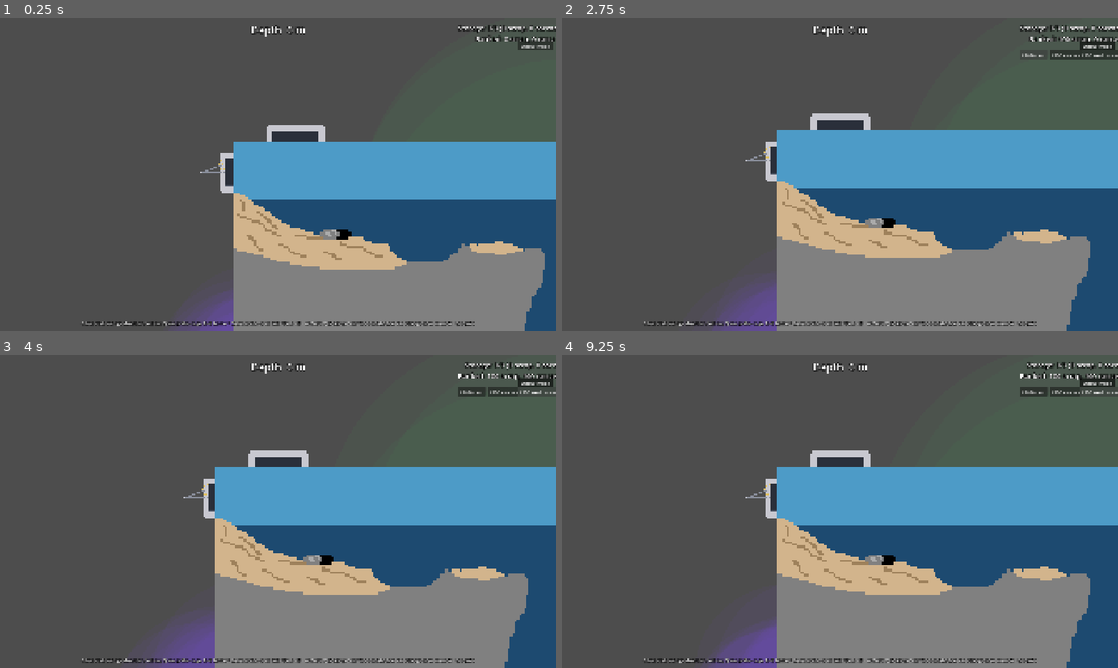
Above: before the commit, frames 1-4 (two rows, left to right).
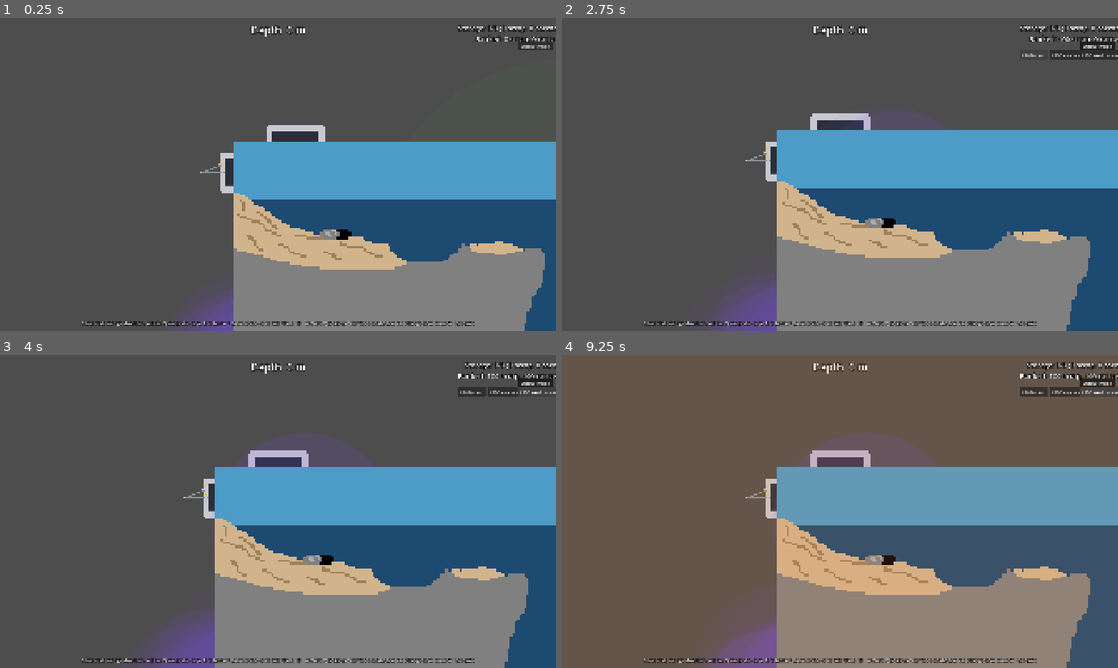
Above: after the commit, the same moments.

Repository: SnirNehemia/deeper
Game: Godot game, scene res://scenes/world.tscn
The game is run twice, just before and just after one commit, with the same random seed, the same clock (stepped at 60 frames per second) and the same inputs.
Inputs:
- Up to frame 1 (0.25 s): no input
- Up to frame 2 (2.75 s): tap Enter at 0.5 s; hold D 0.53-1.25 s; tap E at 0.6 s; tap Space at 0.77 s; click "Debug mode" at 1.25 s; click "+100 scrap" at 2 s
- Up to frame 3 (4 s): click "+100 carcass" at 2.75 s; click "+100 med carcass" at 3.5 s
- Up to frame 4 (9.25 s): hold D 4.28-5.03 s; tap Q at 4.35 s; tap Space at 4.52, 5, 6.02, 6.5, 6.77, 7.52, 8, 9.02 s; hold A 5.03-5.78 s; tap Enter at 5.1, 5.75, 7.25 s; hold D 5.78-7.28 s; tap Keypad Enter at 5.85 s; tap Shift at 6.6 s; hold A 7.28-8.03 s; tap Tab at 7.35 s; hold D 8.03-8.78 s; tap M at 8.1 s; hold A from 8.78 s (still down); tap E at 8.85 s

The runs differ from the first frame. In frame 2, less than 0.1% of the frame differs, in the area x 50-55%, y 32-36%; in frame 3, 0.3%; in frame 4, 18%, in the area x 37-100%, y 2-100%.

Commit message:
Fix fish detection: trigger on sub hull edge, not center; update STATUS for M7-0+M7-1
Fish._dist_to_sub_hull() finds the nearest point on sub.hull_rects() in local
space (distance-preserved by to_local), so territory and hunter/chaser checks
fire the moment any part of the sub overlaps the attention circle.

Co-Authored-By: Claude Sonnet 4.6 <noreply@anthropic.com>

Diff:
--- a/scripts/fauna/fish.gd
+++ b/scripts/fauna/fish.gd
@@ -103,8 +103,8 @@
 		return
 
 	var sub_in_territory := sub != null \
-		and home.distance_to(sub.global_position) <= feel.territory_radius_m * ppm
-	var dist_to_sub := global_position.distance_to(sub.global_position) if sub != null else INF
+		and _dist_to_sub_hull(home) <= feel.territory_radius_m * ppm
+	var dist_to_sub := _dist_to_sub_hull(global_position) if sub != null else INF
 
 	# Hunters lock on from farther away, in PATROL/CHASE/RETURN, regardless of
 	# territory (design doc §7).
@@ -167,6 +167,19 @@
 				state = State.CHASE
 	queue_redraw()
 
+## Distance from `world_pos` to the nearest point on the sub's hull (local
+## rects, distance-preserved by sub.to_local). Returns 0 if the point is
+## inside the hull.
+func _dist_to_sub_hull(world_pos: Vector2) -> float:
+	var local := sub.to_local(world_pos)
+	var min_dist := INF
+	for rect: Rect2 in sub.hull_rects():
+		var clamped := Vector2(
+			clampf(local.x, rect.position.x, rect.end.x),
+			clampf(local.y, rect.position.y, rect.end.y))
+		min_dist = minf(min_dist, local.distance_to(clamped))
+	return min_dist
+
 func _patrol(feel: GameFeel.FishFeel, ppm: float, delta: float) -> void:
 	# Drift between random points in the inner half of the territory.
 	if global_position.distance_to(_patrol_target) < 12.0:
Not shown, changed: STATUS.md
